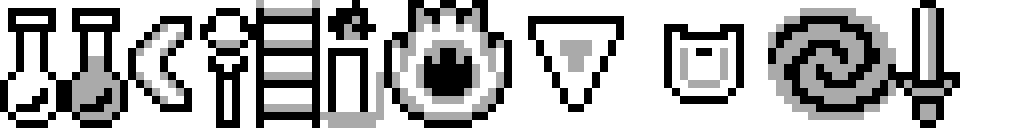
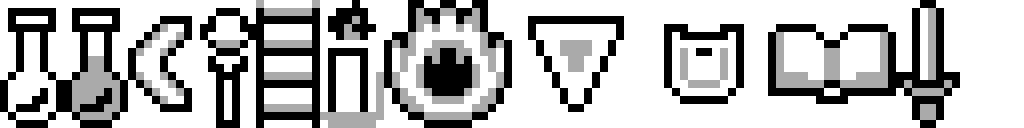
The second w=1024, h=128 image is a revision of the first. Changes to its layers:
painted on "merged" over [left=768, top=8, right=896, bottom=120]
